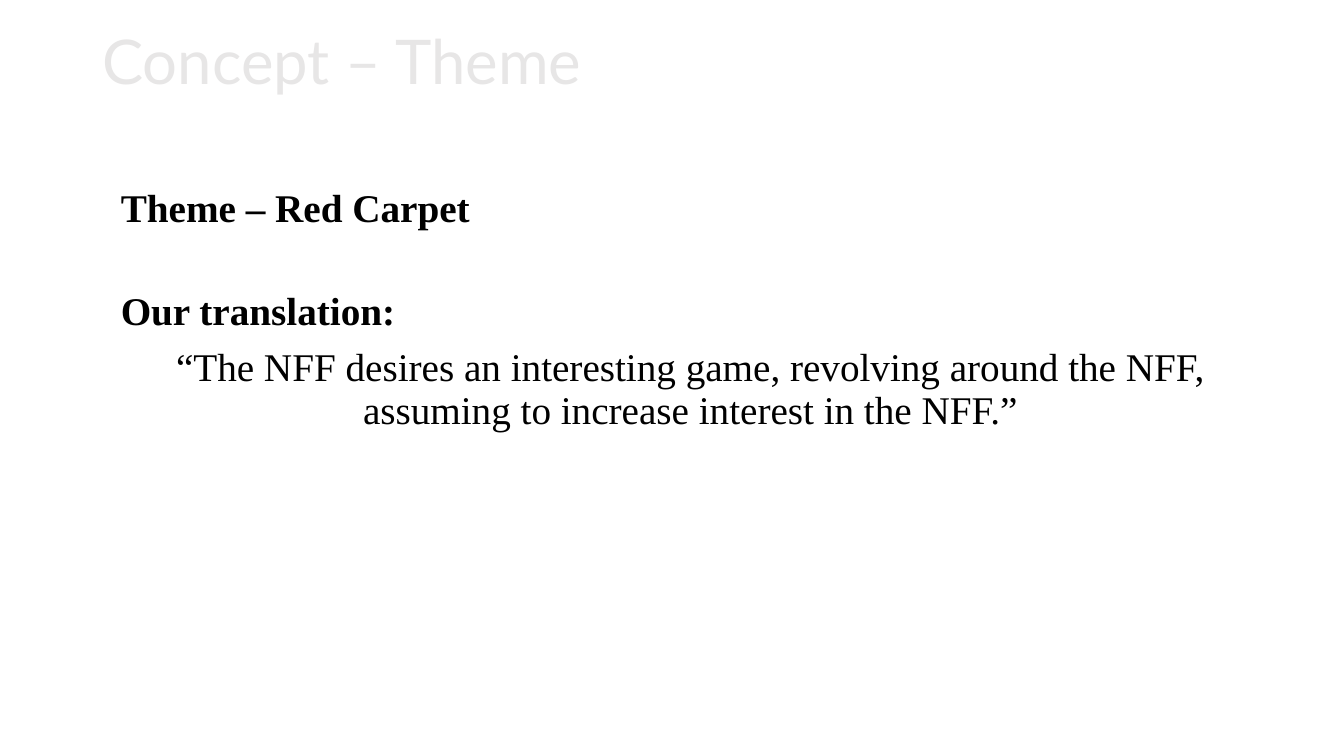
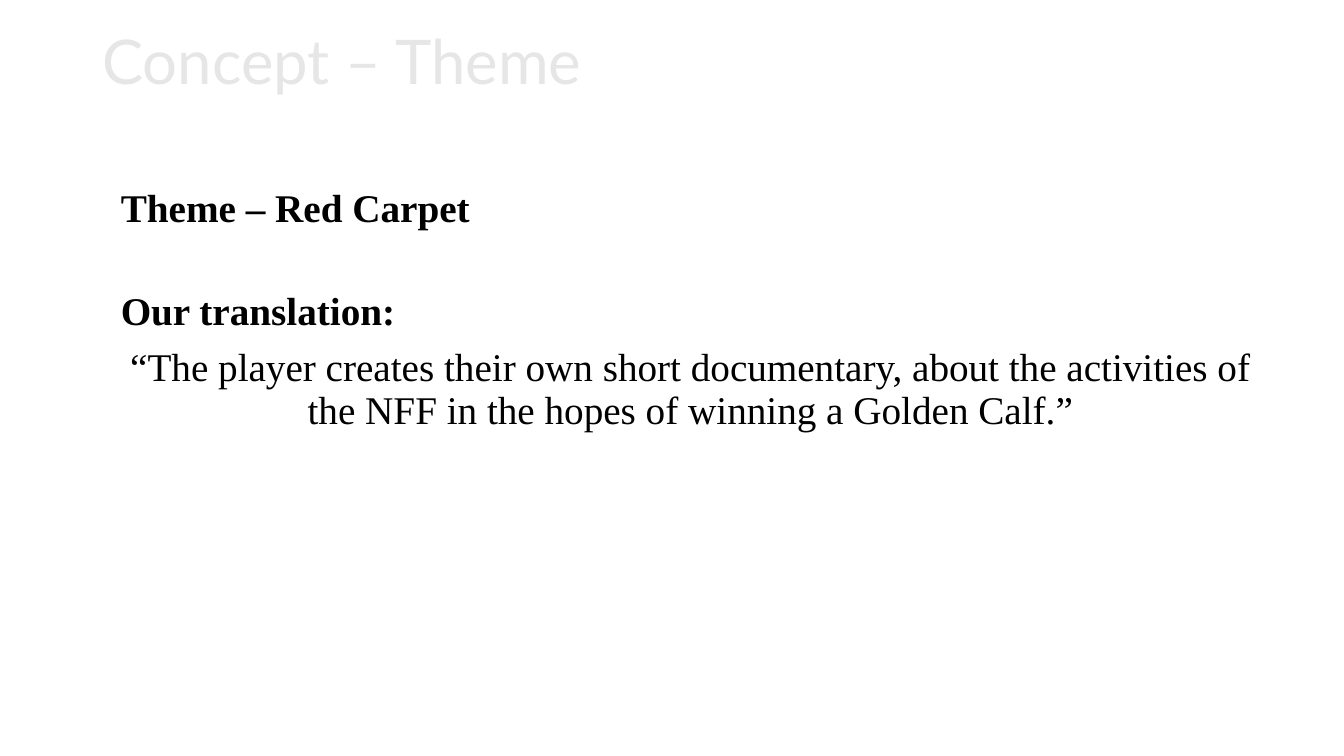
Before and after one commit to RoofTurkey/SGD15, a slide deck: slide 3 of BUSINESS/Completion_Presentation_V1.0.pptx. Drawn at 1344x756 pixels with LibreOffice and Linux fonts; fonts in the diff are those of the drawing; background and template pictures are left out. Boxes give left, top, right and bottom in pixels: in the first picture for what was removed or moved away, otherwise in the second. Text is boxed around its words. In the diff, an @@ line names an element or a change of style, - is before the commit and + after.

```diff
--- a/BUSINESS/Completion_Presentation_V1.0.pptx
+++ b/BUSINESS/Completion_Presentation_V1.0.pptx
@@ text at (130,353,1250,431): text changed @@
-“The NFF desires an interesting game, revolving around the NFF, assuming to increase interest in the NFF.”
+“The player creates their own short documentary, about the activities of the NFF in the hopes of winning a Golden Calf.”
```
Also in this commit, not shown: 6 other slides changed, 1 slide added, 3 slides removed.
